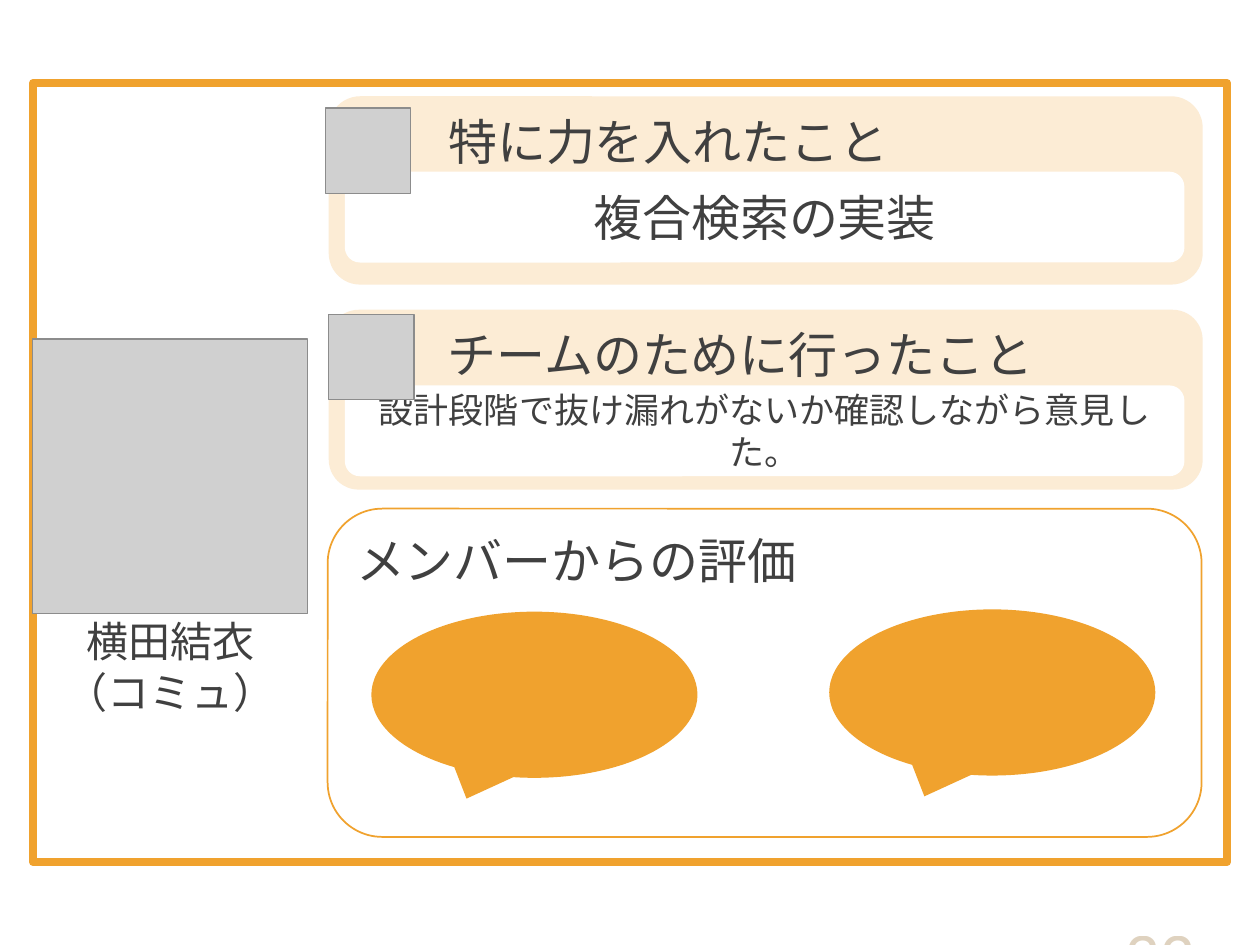
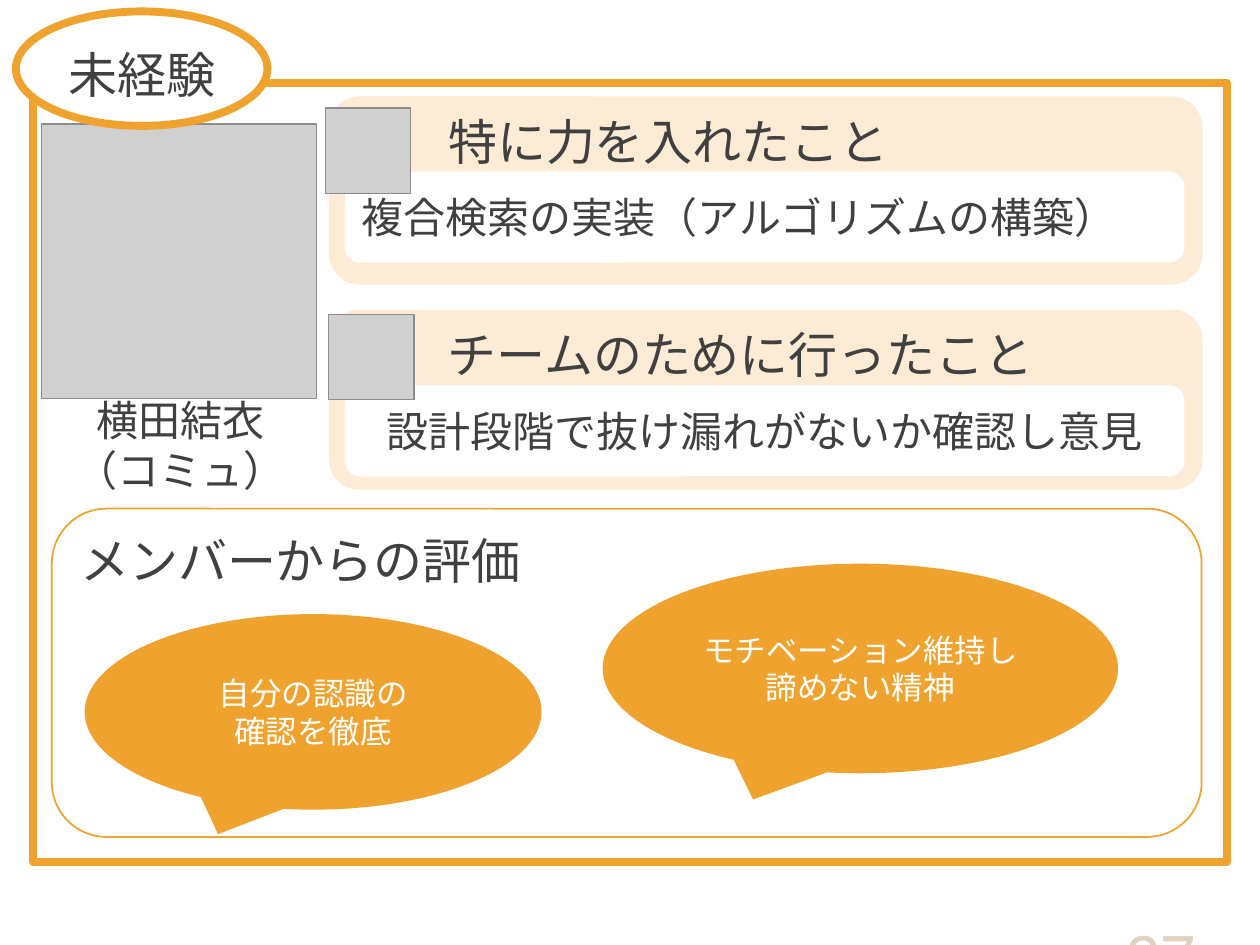
Before and after one commit to DOJO-2021/D-2, a slide deck: slide 37 of documents/プレゼン/Knowledge Holder_清書版.pptx (slide 33 before the commit). Drawn at 1260x945 pixels with LibreOffice and Linux fonts; fonts in the diff are those of the drawing; grey boxes stand for pictures. Boxes give left, top, right and bottom in pixels: in the first picture for what was removed or moved away, otherwise in the second. Text is boxed around its words. In the diff, an @@ line names an element or a change of style, - is before the commit and + after.

```diff
--- a/documents/プレゼン/Knowledge Holder_清書版.pptx
+++ b/documents/プレゼン/Knowledge Holder_清書版.pptx
@@ ellipse added at box(16, 11, 268, 126), fill #FFFFFF, outline #F0A22E 4.5 pt, 28 pt, text #404040 @@
+未経験
@@ picture added at box(42, 123, 316, 398) @@
@@ text in rounded rectangle at box(362, 191, 1117, 237): text changed; size 28 to 24 pt; font Calibri to Noto Sans CJK JP @@
-複合検索の実装
+複合検索の実装（アルゴリズムの構築）
@@ picture removed at box(33, 339, 307, 614) @@
@@ text "横田結衣" rewrapped from box(65, 621, 275, 712) to box(75, 393, 285, 490) @@
@@ text in rounded rectangle at box(387, 411, 1143, 451): text changed; size 20 to 24 pt; font Calibri to Noto Sans CJK JP @@
-設計段階で抜け漏れがないか確認しながら意見した。
+設計段階で抜け漏れがないか確認し意見
@@ rounded rectangle "メンバーからの評価": place and size @@
-rounded rectangle "メンバーからの評価" at box(328, 509, 1202, 838)
+rounded rectangle "メンバーからの評価" at box(52, 509, 1202, 838)
@@ speech bubble "モチベーション維持し": place and size @@
-speech bubble "モチベーション維持し" at box(829, 610, 1155, 776)
+speech bubble "モチベーション維持し" at box(602, 563, 1118, 772)
@@ speech bubble "自分の認識の": place and size @@
-speech bubble "自分の認識の" at box(372, 612, 698, 779)
+speech bubble "自分の認識の" at box(84, 614, 542, 809)
@@ text in speech bubble at box(703, 635, 1017, 702): text added @@
+モチベーション維持し
+諦めない精神
@@ text in speech bubble at box(219, 678, 408, 746): text added @@
+自分の認識の
+確認を徹底
@@ page number at box(906, 810, 1208, 945): text changed @@
-33
+37
```
Also in this commit, not shown: 22 other slides changed, 6 slides added, 2 slides removed.
